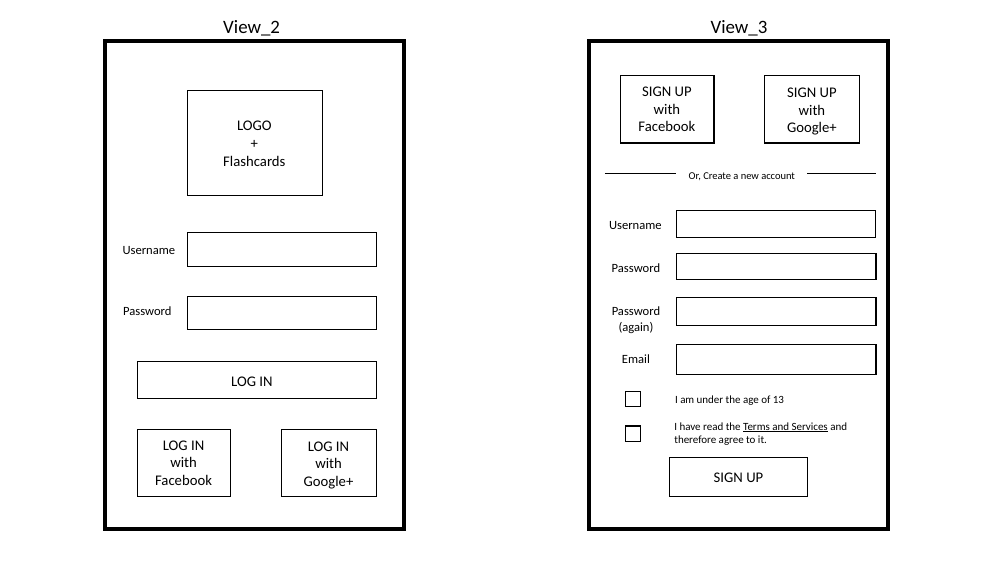
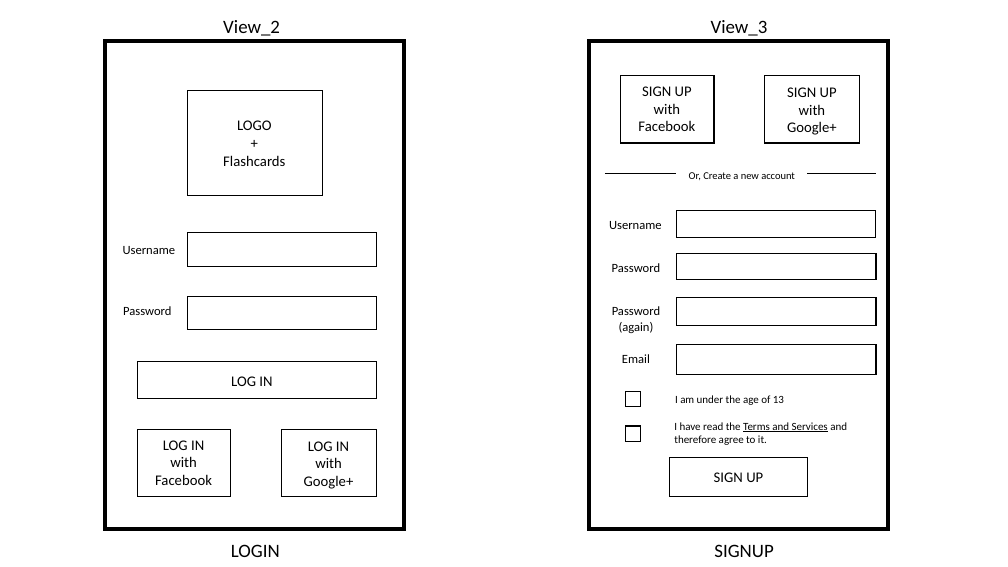
Before and after one commit to mhlee1215/IEDUFlashCard, a slide deck: slide 1 of Device Screen.pptx. Drawn at 1008x567 pixels with LibreOffice and Linux fonts; fonts in the diff are those of the drawing. Boxes give left, top, right and bottom in pixels: in the first picture for what was removed or moved away, otherwise in the second. Text is boxed around its words. In the diff, an @@ line names an element or a change of style, - is before the commit and + after.

```diff
--- a/Device Screen.pptx
+++ b/Device Screen.pptx
@@ text added at (231, 544, 280, 557), 18 pt, text #000000 @@
+LOGIN
@@ text added at (714, 544, 773, 557), 18 pt, text #000000 @@
+SIGNUP
```
Also in this commit, not shown: 3 other slides changed, 15 other files.
